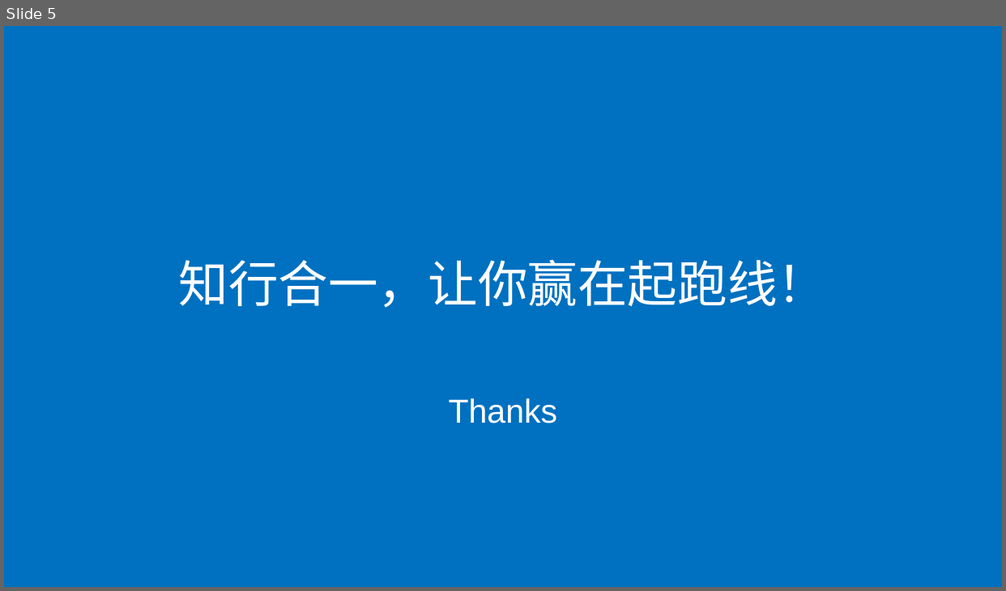
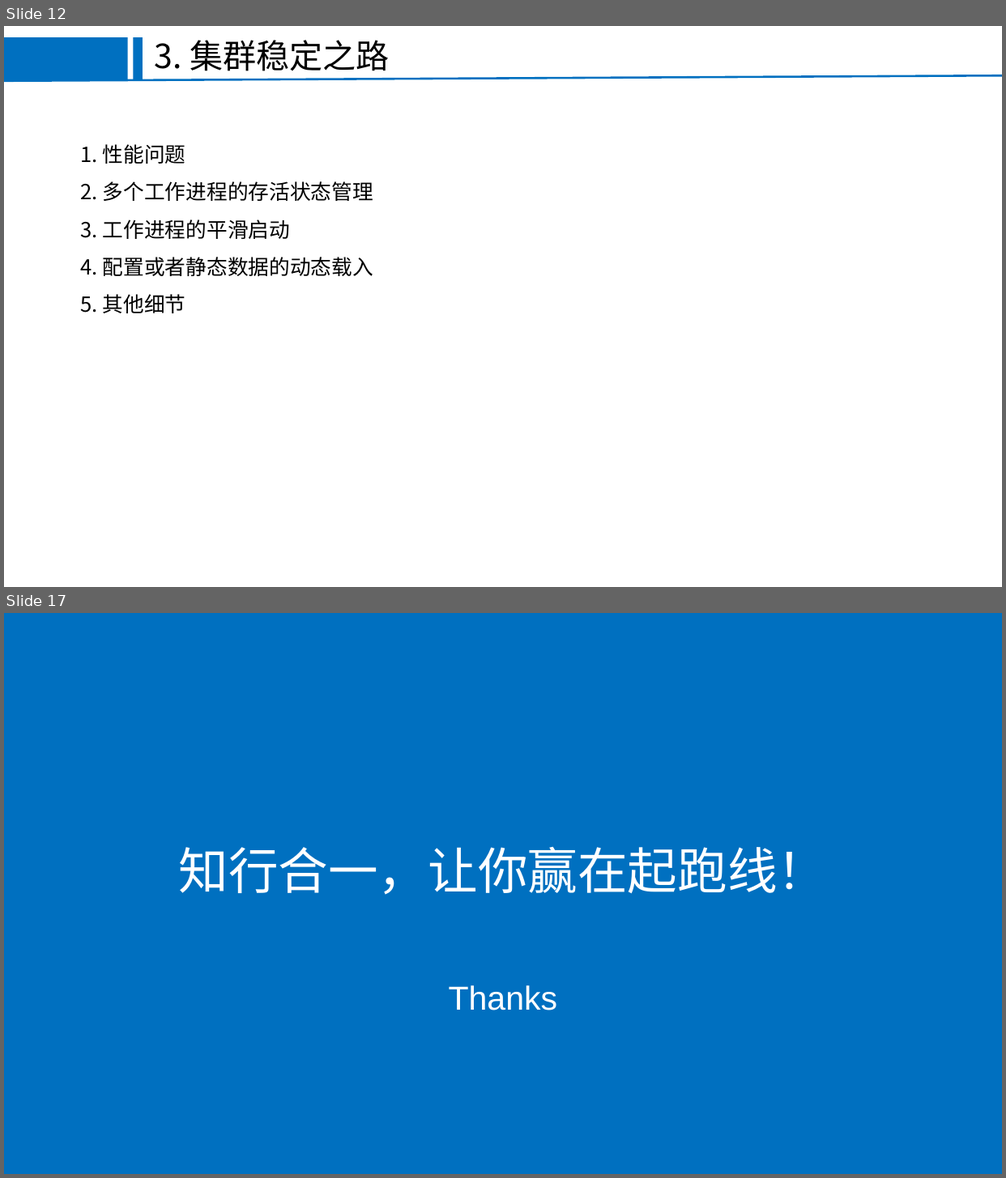
Before and after one commit to FEjohnny/demos, a slide deck: pm2/pm2.pptx. Shown one above the other, each under a label of ours: slide 5 before the commit, slides 12 and 17 after it; the slides between them are not shown. The pictures are 1006x591 and 1006x1178 pixels, drawn with LibreOffice and Linux fonts; fonts in the diff are those of the drawing; background and template pictures are left out. Boxes give left, top, right and bottom in pixels: in the first picture for what was removed or moved away, otherwise in the second. Text is boxed around its words. In the diff, an @@ line names an element or a change of style, - is before the commit and + after.

```diff
--- a/pm2/pm2.pptx
+++ b/pm2/pm2.pptx
@@ slide 12 added at (4, 26, 1002, 587), background #FFFFFF @@
@@ rectangle added at (4, 37, 127, 80), fill #0070C0 @@
@@ rectangle added at (134, 37, 143, 80), fill #0070C0 @@
@@ text added at (155, 40, 389, 71), 32 pt, text #000000 @@
+3. 集群稳定之路
@@ line added from (4, 80) to (1002, 75), #0070C0 2 pt @@
@@ text added at (81, 144, 373, 314), 20 pt, text #000000 @@
+1. 性能问题
+2. 多个工作进程的存活状态管理
+3. 工作进程的平滑启动
+4. 配置或者静态数据的动态载入
+5. 其他细节
@@ what was slide 5 is now slide 17 @@
```
Also in this commit, not shown: 3 slides changed, 12 other slides added, 1 slide removed, 10 other files.
